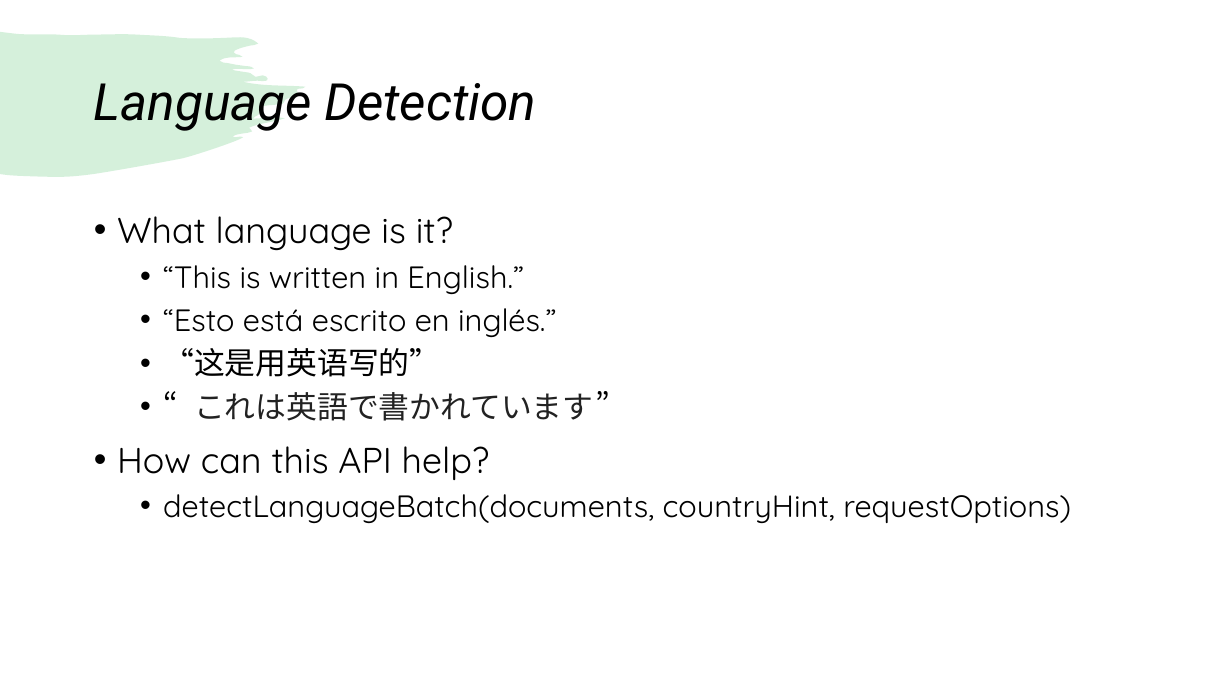
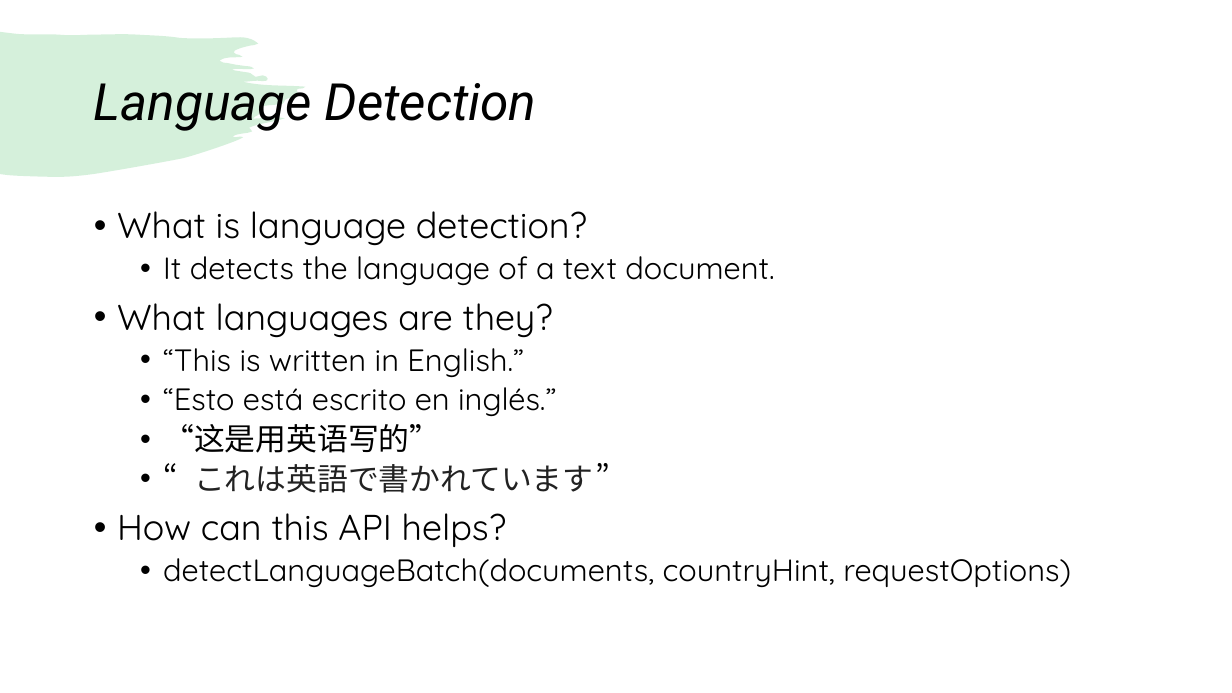
Before and after one commit to mssfang/TextAnalyticsDemo, a slide deck: slide 5 of Text Analytics SDK.pptm (slide 4 before the commit). Drawn at 1232x693 pixels with LibreOffice and Linux fonts; fonts in the diff are those of the drawing. Boxes give left, top, right and bottom in pixels: in the first picture for what was removed or moved away, otherwise in the second. Text is boxed around its words. In the diff, an @@ line names an element or a change of style, - is before the commit and + after.

Commit message:
update PPT

```diff
--- a/Text Analytics SDK.pptm
+++ b/Text Analytics SDK.pptm
@@ text at (117, 211, 774, 338): text changed @@
-• What language is it?
+• What is language detection?
+  • It detects the language of a text document.
+• What languages are they?
@@ text at (163, 348, 1071, 587): line spacing 1 to 0.9 @@
@@ text at (117, 513, 506, 547): text changed @@
-• How can this API help?
+• How can this API helps?
```
Also in this commit, not shown: 6 other slides changed, 1 slide added, 1 other file.
